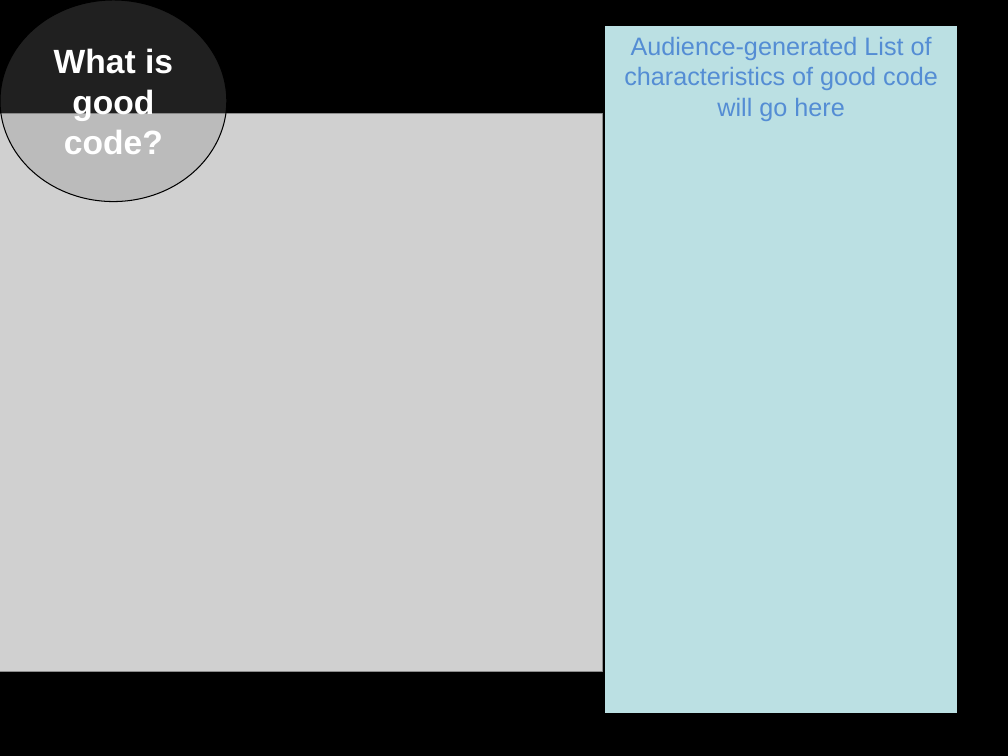
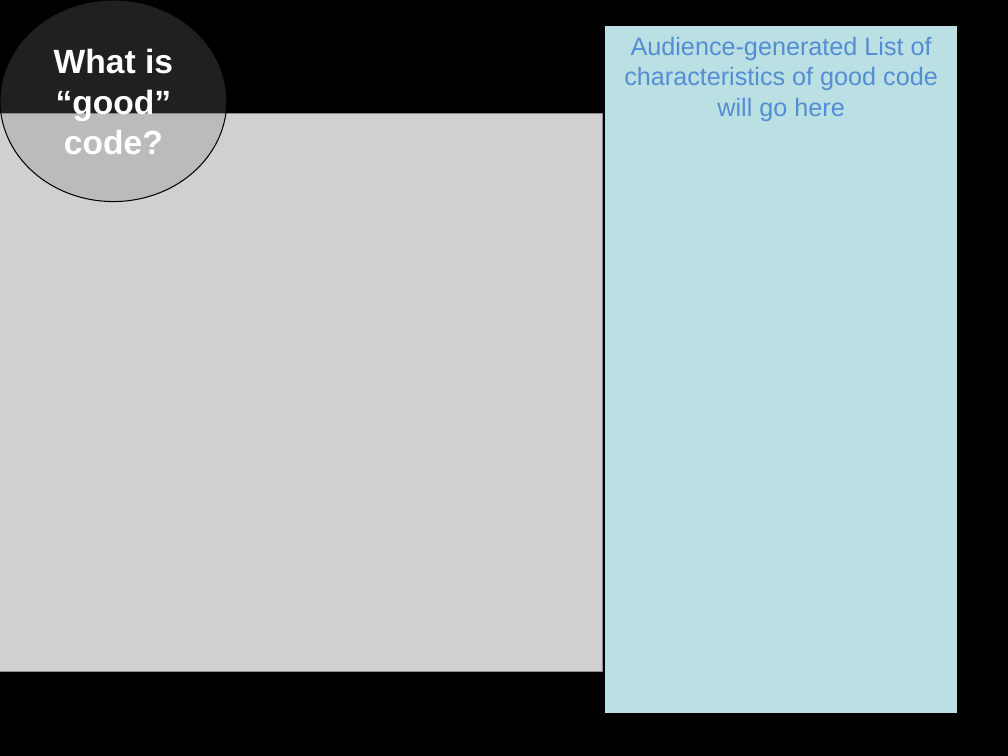
Before and after one commit to marcesher/mxunit-cfmeetups, a slide deck: slide 7 of CFObjective2009TDD/ppt/Esher_TestableCode.ppt. Drawn at 1008x756 pixels with LibreOffice and Linux fonts; fonts in the diff are those of the drawing; grey boxes stand for pictures. Boxes give left, top, right and bottom in pixels: in the first picture for what was removed or moved away, otherwise in the second. Text is boxed around its words. In the diff, an @@ line names an element or a change of style, - is before the commit and + after.

```diff
--- a/CFObjective2009TDD/ppt/Esher_TestableCode.ppt
+++ b/CFObjective2009TDD/ppt/Esher_TestableCode.ppt
@@ text in ellipse at box(54, 48, 173, 154): text changed @@
-What is good code?
+What is “good” code?
```
Also in this commit, not shown: 1 other slide changed, 16 other files.
